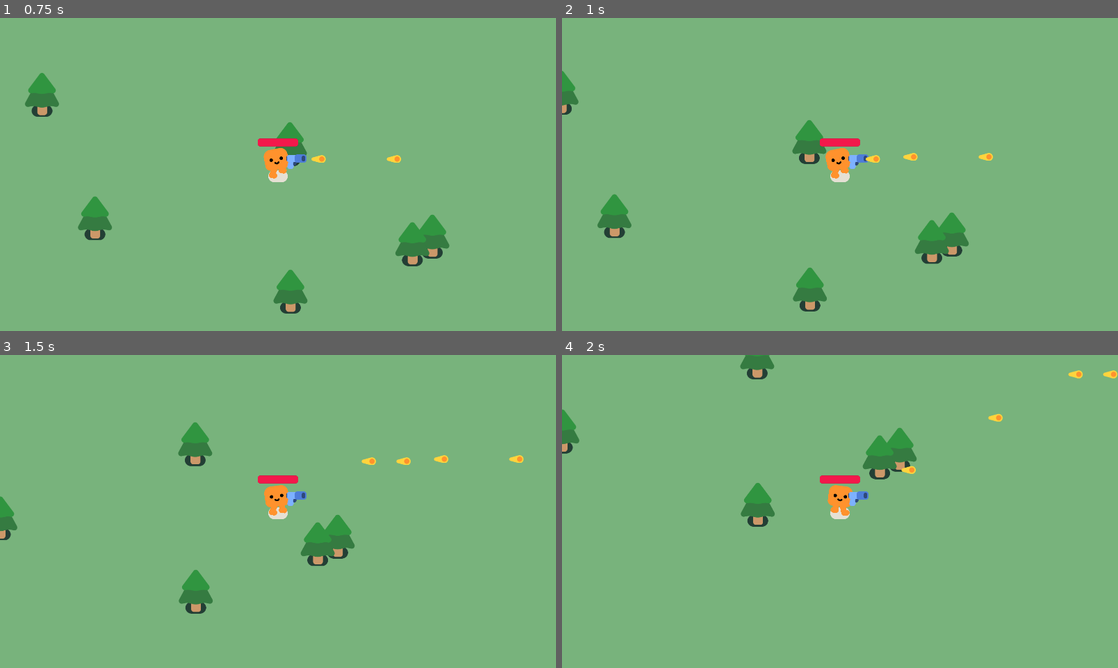
Above: before the commit, frames 1-4 (two rows, left to right).
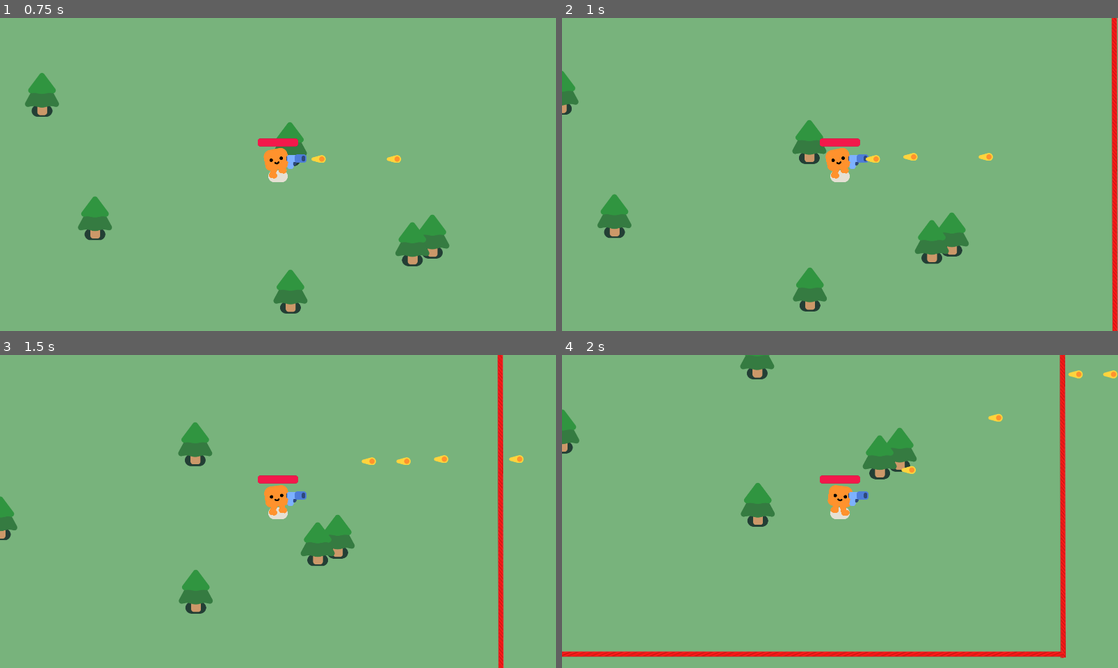
Above: after the commit, the same moments.

Repository: Doronin-git/vampgameGit
Game: Godot game, scene res://game.tscn
Same seed, same stepped clock (60 frames per second), same inputs: the game is played once before the commit and once after it.
Inputs:
- Up to frame 1 (0.75 s): tap Enter at 0.5 s; hold D (move_right) from 0.53 s (still down)
- Up to frame 2 (1 s): keep holding D (move_right)
- Up to frame 3 (1.5 s): release D (move_right) at 1.28 s; hold S (move_down) from 1.28 s (still down)
- Up to frame 4 (2 s): keep holding S (move_down)

Frame 1 is identical in both runs. In frame 2, 1.1% of the frame differs, in the area x 98-100%, y 0-100%; in frame 3, 1.0%; in frame 4, 2.6%, in the area x 0-91%, y 0-97%.

Commit message:
add pared para player

Diff:
--- a/game.tscn
+++ b/game.tscn
@@ -90,8 +90,7 @@
 text = "Game Over"
 
 [node name="wall" parent="." instance=ExtResource("4_kf80p")]
-modulate = Color(1, 1, 1, 1)
-position = Vector2(-624, -1)
+position = Vector2(-528, -64)
 
 [connection signal="health_deplited" from="Player" to="." method="_on_player_health_deplited"]
 [connection signal="timeout" from="Player/Path2D/PathFollow2D/Timer" to="." method="_on_timer_timeout"]
--- a/project.godot
+++ b/project.godot
@@ -12,60 +12,60 @@
 
 Settings/Preview_Perspective=2
 Settings/Library_Save_File_Location=1
-Shortcuts/Change_Placement_Plane_Position=Object(Shortcut,"r …(276 unchanged characters)… l_keycode":0,"key_label":0,"unicode":0,"location":0,"echo":false,"script":null)
+Shortcuts/Change_Placement_Plane_Position=Object(Shortcut,"r …(276 unchanged characters)… l_keycode":0,"key_label":0,"unicode":0,"echo":false,"script":null)
 ],"script":null)
 
-Shortcuts/Transform_Asset_Blueprint=Object(Shortcut,"resourc …(270 unchanged characters)… l_keycode":0,"key_label":0,"unicode":0,"location":0,"echo":false,"script":null)
-, Object(InputEventKey,"resource_local_to_scene":false,"resource_name":"","device":0,"window_id":0,"alt_pressed":false,"shift_pressed":false,"ctrl_pressed":false,"meta_pressed":false,"pressed":true,"keycode":82,"physical_keycode":0,"key_label":0,"unicode":0,"location":0,"echo":false,"script":null)
+Shortcuts/Transform_Asset_Blueprint=Object(Shortcut,"resourc …(270 unchanged characters)… l_keycode":0,"key_label":0,"unicode":0,"echo":false,"script":null)
+, Object(InputEventKey,"resource_local_to_scene":false,"resource_name":"","device":0,"window_id":0,"alt_pressed":false,"shift_pressed":false,"ctrl_pressed":false,"meta_pressed":false,"pressed":true,"keycode":82,"physical_keycode":0,"key_label":0,"unicode":0,"echo":false,"script":null)
 ],"script":null)
 
-Shortcuts/Select_Previous_Asset=Object(Shortcut,"resource_lo …(266 unchanged characters)… l_keycode":0,"key_label":0,"unicode":0,"location":0,"echo":false,"script":null)
+Shortcuts/Select_Previous_Asset=Object(Shortcut,"resource_lo …(266 unchanged characters)… l_keycode":0,"key_label":0,"unicode":0,"echo":false,"script":null)
 ],"script":null)
 
-Shortcuts/Select_Y_Z_Plane=Object(Shortcut,"resource_local_t …(261 unchanged characters)… l_keycode":0,"key_label":0,"unicode":0,"location":0,"echo":false,"script":null)
+Shortcuts/Select_Y_Z_Plane=Object(Shortcut,"resource_local_t …(261 unchanged characters)… l_keycode":0,"key_label":0,"unicode":0,"echo":false,"script":null)
 ],"script":null)
 
-Shortcuts/Select_X_Z_Plane=Object(Shortcut,"resource_local_t …(261 unchanged characters)… l_keycode":0,"key_label":0,"unicode":0,"location":0,"echo":false,"script":null)
+Shortcuts/Select_X_Z_Plane=Object(Shortcut,"resource_local_t …(261 unchanged characters)… l_keycode":0,"key_label":0,"unicode":0,"echo":false,"script":null)
 ],"script":null)
 
-Shortcuts/Select_X_Y_Plane=Object(Shortcut,"resource_local_t …(261 unchanged characters)… l_keycode":0,"key_label":0,"unicode":0,"location":0,"echo":false,"script":null)
+Shortcuts/Select_X_Y_Plane=Object(Shortcut,"resource_local_t …(261 unchanged characters)… l_keycode":0,"key_label":0,"unicode":0,"echo":false,"script":null)
 ],"script":null)
 
-Shortcuts/Reset_Transform=Object(Shortcut,"resource_local_to …(259 unchanged characters)… l_keycode":0,"key_label":0,"unicode":0,"location":0,"echo":false,"script":null)
+Shortcuts/Reset_Transform=Object(Shortcut,"resource_local_to …(259 unchanged characters)… l_keycode":0,"key_label":0,"unicode":0,"echo":false,"script":null)
 ],"script":null)
 
-Shortcuts/Rotate_Asset_90_Degrees_Around_X=Object(Shortcut," …(277 unchanged characters)… l_keycode":0,"key_label":0,"unicode":0,"location":0,"echo":false,"script":null)
+Shortcuts/Rotate_Asset_90_Degrees_Around_X=Object(Shortcut," …(277 unchanged characters)… l_keycode":0,"key_label":0,"unicode":0,"echo":false,"script":null)
 ],"script":null)
 
-Shortcuts/Rotate_Asset_90_Degrees_Around_Y=Object(Shortcut," …(277 unchanged characters)… l_keycode":0,"key_label":0,"unicode":0,"location":0,"echo":false,"script":null)
+Shortcuts/Rotate_Asset_90_Degrees_Around_Y=Object(Shortcut," …(277 unchanged characters)… l_keycode":0,"key_label":0,"unicode":0,"echo":false,"script":null)
 ],"script":null)
 
-Shortcuts/Rotate_Asset_90_Degrees_Around_Z=Object(Shortcut," …(277 unchanged characters)… l_keycode":0,"key_label":0,"unicode":0,"location":0,"echo":false,"script":null)
+Shortcuts/Rotate_Asset_90_Degrees_Around_Z=Object(Shortcut," …(277 unchanged characters)… l_keycode":0,"key_label":0,"unicode":0,"echo":false,"script":null)
 ],"script":null)
 
-Shortcuts/Flip_Asset_On_X_Axis=Object(Shortcut,"resource_loc …(265 unchanged characters)… l_keycode":0,"key_label":0,"unicode":0,"location":0,"echo":false,"script":null)
+Shortcuts/Flip_Asset_On_X_Axis=Object(Shortcut,"resource_loc …(265 unchanged characters)… l_keycode":0,"key_label":0,"unicode":0,"echo":false,"script":null)
 ],"script":null)
 
-Shortcuts/Flip_Asset_On_Y_Axis=Object(Shortcut,"resource_loc …(265 unchanged characters)… l_keycode":0,"key_label":0,"unicode":0,"location":0,"echo":false,"script":null)
+Shortcuts/Flip_Asset_On_Y_Axis=Object(Shortcut,"resource_loc …(265 unchanged characters)… l_keycode":0,"key_label":0,"unicode":0,"echo":false,"script":null)
 ],"script":null)
 
-Shortcuts/Flip_Asset_On_Z_Axis=Object(Shortcut,"resource_loc …(265 unchanged characters)… l_keycode":0,"key_label":0,"unicode":0,"location":0,"echo":false,"script":null)
+Shortcuts/Flip_Asset_On_Z_Axis=Object(Shortcut,"resource_loc …(265 unchanged characters)… l_keycode":0,"key_label":0,"unicode":0,"echo":false,"script":null)
 ],"script":null)
 
 Settings/Shortcut_Shift_Rotation_Step=45.0
-Shortcuts/Rotate_Asset_Secondary_Step_Degrees_Around_X=Objec …(288 unchanged characters)… l_keycode":0,"key_label":0,"unicode":0,"location":0,"echo":false,"script":null)
+Shortcuts/Rotate_Asset_Secondary_Step_Degrees_Around_X=Objec …(288 unchanged characters)… l_keycode":0,"key_label":0,"unicode":0,"echo":false,"script":null)
 ],"script":null)
 
-Shortcuts/Rotate_Asset_Secondary_Step_Degrees_Around_Y=Objec …(288 unchanged characters)… l_keycode":0,"key_label":0,"unicode":0,"location":0,"echo":false,"script":null)
+Shortcuts/Rotate_Asset_Secondary_Step_Degrees_Around_Y=Objec …(288 unchanged characters)… l_keycode":0,"key_label":0,"unicode":0,"echo":false,"script":null)
 ],"script":null)
 
-Shortcuts/Rotate_Asset_Secondary_Step_Degrees_Around_Z=Objec …(288 unchanged characters)… l_keycode":0,"key_label":0,"unicode":0,"location":0,"echo":false,"script":null)
+Shortcuts/Rotate_Asset_Secondary_Step_Degrees_Around_Z=Objec …(288 unchanged characters)… l_keycode":0,"key_label":0,"unicode":0,"echo":false,"script":null)
 ],"script":null)
 
-Shortcuts/Double_Snap_Step=Object(Shortcut,"resource_local_t …(265 unchanged characters)… l_keycode":0,"key_label":0,"unicode":0,"location":0,"echo":false,"script":null)
+Shortcuts/Double_Snap_Step=Object(Shortcut,"resource_local_t …(265 unchanged characters)… l_keycode":0,"key_label":0,"unicode":0,"echo":false,"script":null)
 ],"script":null)
 
-Shortcuts/Halve_Snap_Step=Object(Shortcut,"resource_local_to …(264 unchanged characters)… l_keycode":0,"key_label":0,"unicode":0,"location":0,"echo":false,"script":null)
+Shortcuts/Halve_Snap_Step=Object(Shortcut,"resource_local_to …(264 unchanged characters)… l_keycode":0,"key_label":0,"unicode":0,"echo":false,"script":null)
 ],"script":null)
 
 Settings/Use_Shift_instead_of_Alt=false
@@ -76,7 +76,7 @@
 
 config/name="Your First 2D Game With Godot 4: START (GDQuest)"
 run/main_scene="res://game.tscn"
-config/features=PackedStringArray("4.3", "Forward Plus")
+config/features=PackedStringArray("4.2", "Forward Plus")
 config/icon="res://icon.png"
 
 [display]
@@ -97,22 +97,22 @@
 
 move_left={
 "deadzone": 0.5,
-"events": [Object(InputEventKey,"resource_local_to_scene":fa …(171 unchanged characters)… keycode":65,"key_label":0,"unicode":97,"location":0,"echo":false,"script":null)
+"events": [Object(InputEventKey,"resource_local_to_scene":fa …(171 unchanged characters)… keycode":65,"key_label":0,"unicode":97,"echo":false,"script":null)
 ]
 }
 move_right={
 "deadzone": 0.5,
-"events": [Object(InputEventKey,"resource_local_to_scene":fa …(172 unchanged characters)… eycode":68,"key_label":0,"unicode":100,"location":0,"echo":false,"script":null)
+"events": [Object(InputEventKey,"resource_local_to_scene":fa …(172 unchanged characters)… eycode":68,"key_label":0,"unicode":100,"echo":false,"script":null)
 ]
 }
 move_up={
 "deadzone": 0.5,
-"events": [Object(InputEventKey,"resource_local_to_scene":fa …(172 unchanged characters)… eycode":87,"key_label":0,"unicode":119,"location":0,"echo":false,"script":null)
+"events": [Object(InputEventKey,"resource_local_to_scene":fa …(172 unchanged characters)… eycode":87,"key_label":0,"unicode":119,"echo":false,"script":null)
 ]
 }
 move_down={
 "deadzone": 0.5,
-"events": [Object(InputEventKey,"resource_local_to_scene":fa …(172 unchanged characters)… eycode":83,"key_label":0,"unicode":115,"location":0,"echo":false,"script":null)
+"events": [Object(InputEventKey,"resource_local_to_scene":fa …(172 unchanged characters)… eycode":83,"key_label":0,"unicode":115,"echo":false,"script":null)
 ]
 }
 
--- a/walls.tscn
+++ b/walls.tscn
@@ -1,12 +1,14 @@
-[gd_scene load_steps=3 format=3 uid="uid://j1bew8xwglm3"]
+[gd_scene load_steps=4 format=3 uid="uid://j1bew8xwglm3"]
 
 [ext_resource type="Texture2D" uid="uid://c0pa4x61l7g1l" path="res://addons/pngwing.com.png" id="1_l5qny"]
 
 [sub_resource type="RectangleShape2D" id="RectangleShape2D_mmx0h"]
-size = Vector2(29, 1130)
+size = Vector2(16, 1824)
+
+[sub_resource type="RectangleShape2D" id="RectangleShape2D_cde6b"]
+size = Vector2(3453, 20)
 
 [node name="StaticBody2D" type="StaticBody2D"]
-modulate = Color(0, 0, 1, 1)
 light_mask = 8
 visibility_layer = 8
 collision_layer = 8
@@ -15,11 +17,49 @@
 [node name="CollisionShape2D" type="CollisionShape2D" parent="."]
 light_mask = 8
 visibility_layer = 8
-position = Vector2(4.5, 555)
+position = Vector2(-741.871, 622.576)
 shape = SubResource("RectangleShape2D_mmx0h")
 
 [node name="Pngwing_com" type="Sprite2D" parent="."]
-position = Vector2(62.9877, 558.24)
+z_index = -1
+position = Vector2(-679.145, 623.769)
 rotation = 1.56821
-scale = Vector2(1.23778, 1)
+scale = Vector2(2.0246, 1)
 texture = ExtResource("1_l5qny")
+
+[node name="CollisionShape2D2" type="CollisionShape2D" parent="."]
+light_mask = 8
+visibility_layer = 8
+position = Vector2(2698.13, 622.576)
+shape = SubResource("RectangleShape2D_mmx0h")
+
+[node name="Pngwing_com2" type="Sprite2D" parent="."]
+z_index = -1
+position = Vector2(2760.85, 623.769)
+rotation = 1.56821
+scale = Vector2(2.0246, 1)
+texture = ExtResource("1_l5qny")
+
+[node name="CollisionShape2D3" type="CollisionShape2D" parent="."]
+position = Vector2(977.5, -272)
+shape = SubResource("RectangleShape2D_cde6b")
+
+[node name="CollisionShape2D5" type="CollisionShape2D" parent="."]
+position = Vector2(977.5, -272)
+shape = SubResource("RectangleShape2D_cde6b")
+
+[node name="CollisionShape2D4" type="CollisionShape2D" parent="."]
+position = Vector2(977.5, 1520)
+shape = SubResource("RectangleShape2D_cde6b")
+
+[node name="Pngwing_com3" type="Sprite2D" parent="."]
+z_index = -1
+position = Vector2(979, 1464)
+scale = Vector2(3.83333, 1)
+texture = ExtResource("1_l5qny")
+
+[node name="Pngwing_com4" type="Sprite2D" parent="."]
+z_index = -1
+position = Vector2(979, -328)
+scale = Vector2(3.83333, 1)
+texture = ExtResource("1_l5qny")
